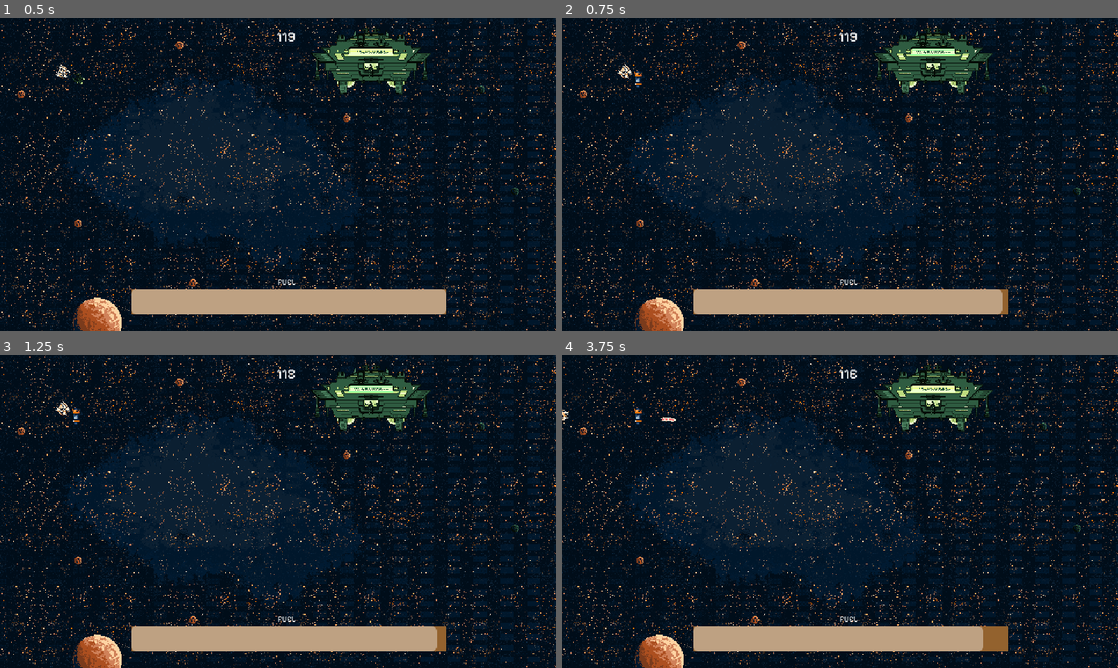
Above: before the commit, frames 1-4 (two rows, left to right).
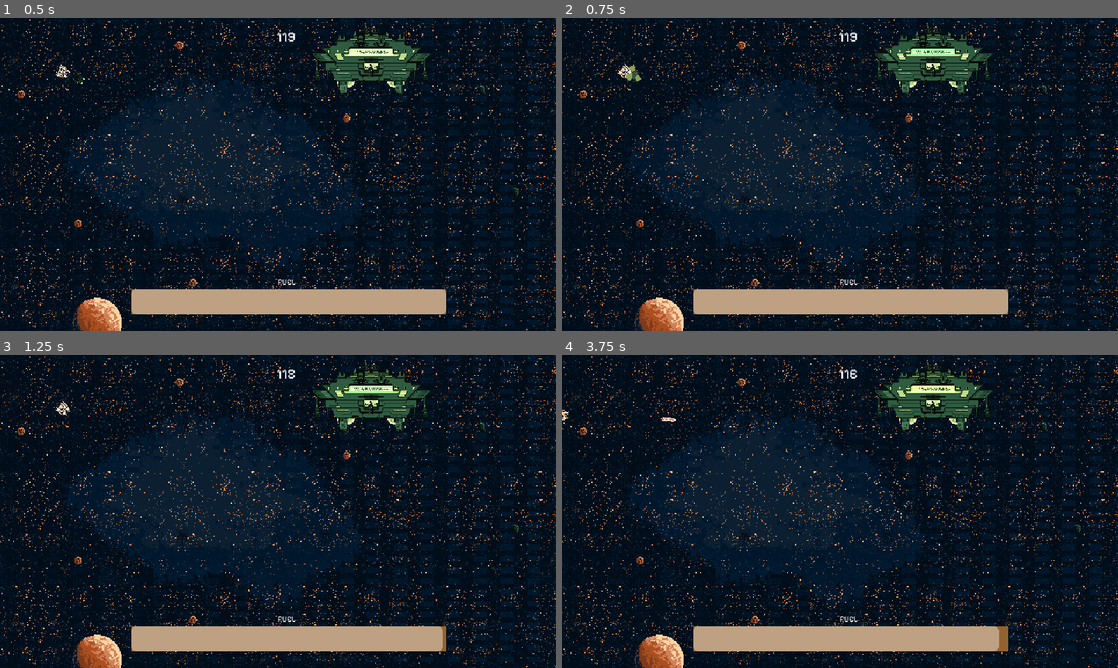
Above: after the commit, the same moments.

Repository: ungoabi/GMTK-GameJam-2026
Game: Godot game, scene res://scenes/main/main.tscn
Same seed, same stepped clock (60 frames per second), same inputs: the game is played once before the commit and once after it. Sound files missing from this copy of the repository are replaced by a short silence.
Inputs (mouse positions are in pixels of both pictures, inside the frame that each line leads up to):
- Up to frame 1 (0.5 s): no input
- Up to frame 2 (0.75 s): move the mouse to (812, 237) at 0.52 s; press the mouse at (812, 237) at 0.53 s; hold U (debug_upgrade) from 0.53 s (still down)
- Up to frame 3 (1.25 s): keep holding U (debug_upgrade)
- Up to frame 4 (3.75 s): move the mouse to (1006, 558) at 1.27 s; release the mouse at (1006, 558) at 1.28 s; click (1006, 558) at 1.35 s; move the mouse to (673, 464) at 2.02 s; release U (debug_upgrade) at 2.03 s; press the mouse at (673, 464) at 2.03 s; hold A (move_left) 2.03-3.53 s; move the mouse to (867, 511) at 2.77 s; release the mouse at (867, 511) at 2.78 s; click (867, 511) at 2.85 s; move the mouse to (756, 433) at 3.52 s; press the mouse at (756, 433) at 3.53 s; hold S (move_down) from 3.53 s (still down)

Frame 1 is identical in both runs. In frame 2, 0.2% of the frame differs, in the area x 11-81%, y 15-95%; in frame 3, 0.1%; in frame 4, 0.3%, in the area x 13-79%, y 17-95%.

Commit message:
balance
balanced fuel spawns and fuel drain

Diff:
--- a/scenes/entities/enemy/enemy.gd
+++ b/scenes/entities/enemy/enemy.gd
@@ -49,7 +49,8 @@
 
 func die():
 
-	if !can_shoot:
+
+	if !can_shoot and randi_range(0,1)>0:
 		var new_fuel_pickup = fuel_pickup.instantiate()
 		new_fuel_pickup.global_position = global_position
 		entity.add_child(new_fuel_pickup)
--- a/scenes/entities/enemy/enemy.tscn
+++ b/scenes/entities/enemy/enemy.tscn
@@ -23,6 +23,18 @@
 "transitions": PackedFloat32Array(1),
 "update": 1,
 "values": [0]
+}
+tracks/1/type = "value"
+tracks/1/imported = false
+tracks/1/enabled = true
+tracks/1/path = NodePath("CollisionShape2D:disabled")
+tracks/1/interp = 1
+tracks/1/loop_wrap = true
+tracks/1/keys = {
+"times": PackedFloat32Array(0),
+"transitions": PackedFloat32Array(1),
+"update": 1,
+"values": [false]
 }
 
 [sub_resource type="Animation" id="Animation_p47bc"]
@@ -55,6 +67,18 @@
 "transitions": PackedFloat32Array(1, 1, 1, 1, 1, 1, 1, 1),
 "update": 1,
 "values": [4, 5, 6, 7, 8, 9, 10, 11]
+}
+tracks/1/type = "value"
+tracks/1/imported = false
+tracks/1/enabled = true
+tracks/1/path = NodePath("CollisionShape2D:disabled")
+tracks/1/interp = 1
+tracks/1/loop_wrap = true
+tracks/1/keys = {
+"times": PackedFloat32Array(-0.033333335, 0),
+"transitions": PackedFloat32Array(1, 1),
+"update": 1,
+"values": [false, true]
 }
 
 [sub_resource type="Animation" id="Animation_0owmy"]
--- a/scenes/player/player.tscn
+++ b/scenes/player/player.tscn
@@ -43,7 +43,7 @@
 
 [sub_resource type="Animation" id="Animation_qek5x"]
 resource_name = "explode"
-length = 0.53333336
+length = 2.0
 tracks/0/type = "value"
 tracks/0/imported = false
 tracks/0/enabled = true
@@ -130,7 +130,6 @@
 autoplay = &"idle"
 
 [node name="FuelTimer" type="Timer" parent="." unique_id=324591487]
-wait_time = 0.5
 autostart = true
 
 [node name="hurtbox" type="Area2D" parent="." unique_id=750067718]
